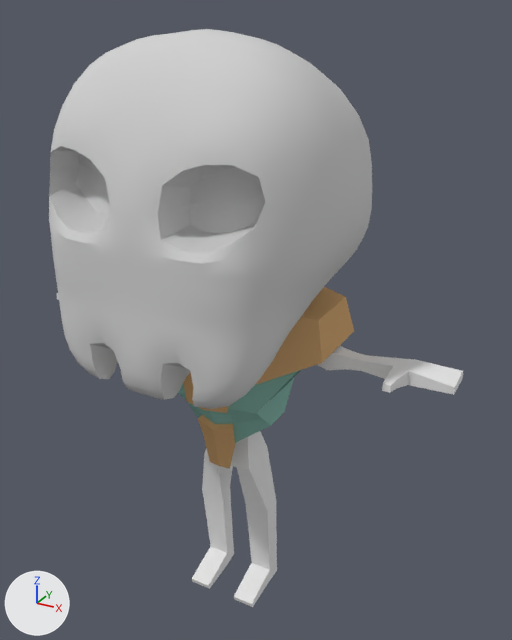
What one commit did to the Blender file BlenderFiles/skeleton_base.blend.
Both versions are drawn from a 50 mm camera at (1.158, -1.96, 1.28) aimed at (0.084, -0.008, 0.304). Lighting does not change. The marker at lower left points along +X, +Y and +Z.

Names of what the first picture shows: 'armour', 'body', 'face'.
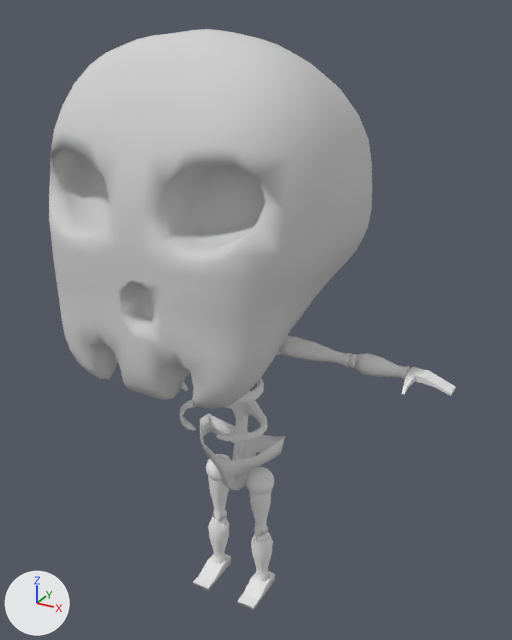
Where the change shows, as pixel boxes [x1, y1, x2, y2] in the pictures (512 x 640 px):
'body', deleted
    before: [57, 293, 463, 607]
'armour', deleted (brown)
    before: [178, 287, 354, 469]
    faces in mat_material (brown #d1a774): [183, 287, 354, 469]
    faces in mat_armourbase (cyan #89baae): [178, 370, 301, 443]
'foot.001', added
    after: [193, 454, 275, 610]
'arm', added
    after: [276, 335, 456, 396]
'vent.001', added
    after: [200, 413, 285, 490]
'chest.001', added
    after: [179, 372, 268, 460]
part 1 of me_cube, built on
    both: [116, 276, 162, 344]

What changed in the scene script:
```text
Change me_cube:
    used by ob_face; location = (0.0, -0.08, 0.788); rotation_euler = (1.571, 0.0, 0.0), in degrees (90, 0, 0); scale = (0.385, 0.385, 0.385)
    remove me_cube.from_pydata(...)  # 1046 vertices, 1044 faces; spans x -1.27..1.27, y -1.46..1.14, z -1.07..1.25
    add me_cube.from_pydata(...)  # 1128 vertices, 1095 faces; spans x -1.27..1.27, y -1.46..1.14, z -1.07..1.25
    me_cube part 1
    4 vertices are removed from x 0.0..0.12, y -0.76..-0.57, z 1.23..1.24
    12 faces are deleted
    2 vertices move from x 0.0..0.12, y -0.66, z 1.23 to x -0.1..0.19, y -0.66, z 1.23
    56 vertices are added at x -0.1..0.19, y -0.82..-0.48, z 1.05..1.24
    18 new vertices lie (0.0, 0.0, 0.18) away from vertices in x -0.1..0.19, y -0.82..-0.48, z 1.05..1.06
    12 new vertices lie (0.0, 0.01, 0.18) away from vertices in x -0.09..0.16, y -0.82..-0.49, z 1.05..1.06
    63 new faces join them
Add me_cube_013:
    me_cube_013.from_pydata(...)  # 22 vertices, 11 faces; spans x 0.0..2.28, y -1.46..1.36, z -1.71..1.64
    me_cube_013.polygons.foreach_set('use_smooth', [True] * 11)
    me_cube_013.materials.append(mat_skeleton)  # its picture is missing
Add me_cube_011:
    me_cube_011.from_pydata(...)  # 1492 vertices, 1490 faces; spans x 1.3..5.5, y -2.9..1.7, z -33.8..6.8
    me_cube_011.polygons.foreach_set('use_smooth', [True] * 1490)
    me_cube_011.materials.append(mat_skeleton)  # its picture is missing
Add me_cube_007:
    me_cube_007.from_pydata(...)  # 251 vertices, 232 faces; spans x 0.0..3.11, y -2.65..3.02, z -9.61..3.41
    me_cube_007.polygons.foreach_set('use_smooth', [True] * 232)
    me_cube_007.materials.append(mat_skeleton)  # its picture is missing
Add me_cube_005:
    me_cube_005.from_pydata(...)  # 1528 vertices, 1526 faces; spans x 4.4..29.5, y -3.8..1.8, z -4.8..3.7
    me_cube_005.materials.append(mat_skeleton)  # its picture is missing
Remove ob_armour:
    ob_armour = bpy.data.objects.new('armour', me_cube_002)
    ob_armour.location = (0.0, 0.0, 0.21)
    ob_armour.rotation_euler = (1.571, 0.0, 0.0)  # degrees (90, 0, 0)
    ob_armour.scale = (0.289, 0.289, 0.195)
Remove ob_body:
    ob_body = bpy.data.objects.new('body', me_cube_001)
    ob_body.location = (0.0, 0.0, 0.714)
    ob_body.scale = (0.364, 0.322, 0.364)
    _m = ob_body.modifiers.new('Mirror', 'MIRROR')
    _m.use_clip = True
Add ob_vent_001:
    ob_vent_001 = bpy.data.objects.new('vent.001', me_cube_013)
    ob_vent_001.location = (0.009, -0.013, -0.278)
    ob_vent_001.scale = (0.0734, 0.0734, 0.0734)
    _m = ob_vent_001.modifiers.new('Mirror', 'MIRROR')
    _m.use_clip = True
    _m = ob_vent_001.modifiers.new('Solidify', 'SOLIDIFY')
    _m.nonmanifold_thickness_mode = 'FIXED'
    _m.nonmanifold_merge_threshold = 0.0003
Add ob_foot_001:
    ob_foot_001 = bpy.data.objects.new('foot.001', me_cube_011)
    ob_foot_001.location = (0.007, -0.016, -0.406)
    ob_foot_001.scale = (0.0262, 0.0433, 0.0136)
    _m = ob_foot_001.modifiers.new('Mirror', 'MIRROR')
    _m = ob_foot_001.modifiers.new('Decimate', 'DECIMATE')
    _m.ratio = 0.25
Add ob_chest_001:
    ob_chest_001 = bpy.data.objects.new('chest.001', me_cube_007)
    ob_chest_001.location = (0.011, -0.103, 0.144)
    ob_chest_001.scale = (0.0533, 0.0503, 0.0486)
    _m = ob_chest_001.modifiers.new('Mirror', 'MIRROR')
    _m.use_clip = True
Add ob_arm:
    ob_arm = bpy.data.objects.new('arm', me_cube_005)
    ob_arm.location = (-0.002, -0.017, 0.243)
    ob_arm.scale = (0.0263, 0.0263, 0.0103)
    _m = ob_arm.modifiers.new('Mirror', 'MIRROR')
    _m = ob_arm.modifiers.new('Decimate', 'DECIMATE')
    _m.ratio = 0.25
```
